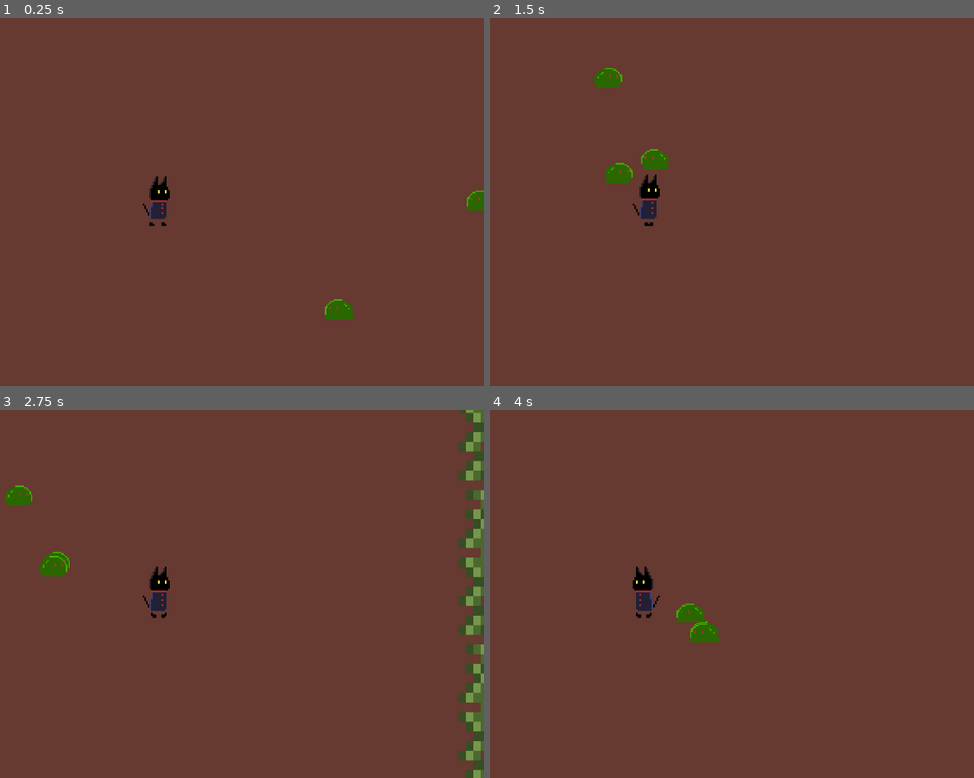
Above: before the commit, frames 1-4 (two rows, left to right).
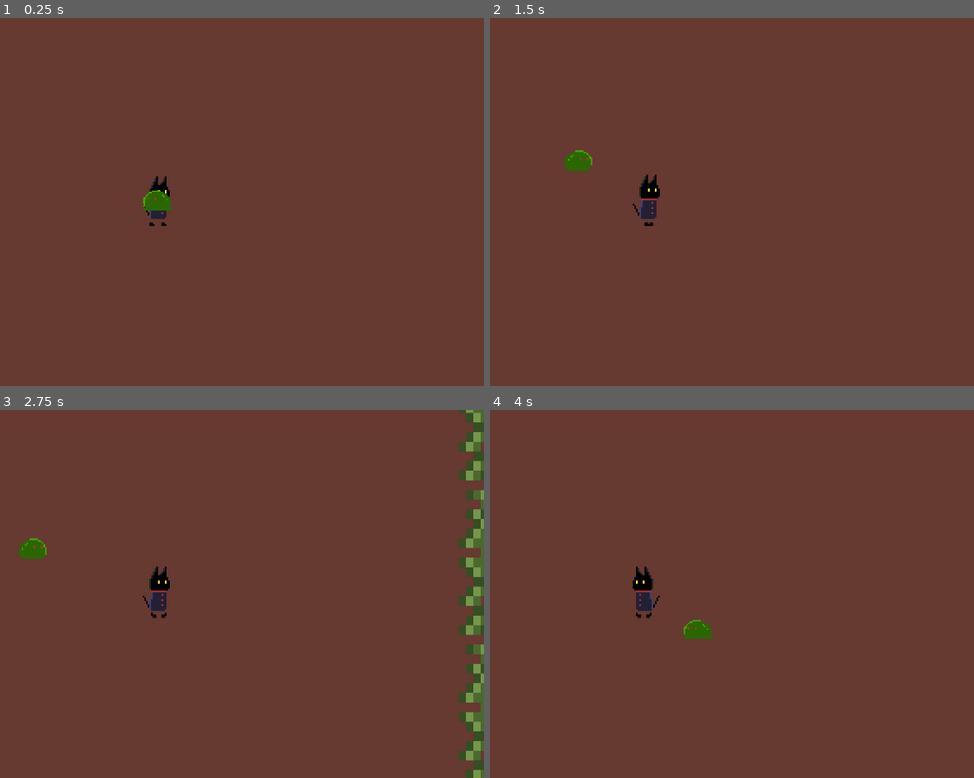
Above: after the commit, the same moments.

Repository: Neko-Lily/gamejam-game2
Game: Godot game, scene res://main.tscn
The game is run twice, just before and just after one commit, with the same random seed, the same clock (stepped at 60 frames per second) and the same inputs.
Inputs:
- Up to frame 1 (0.25 s): no input
- Up to frame 2 (1.5 s): hold D (move_right) 0.53-1.28 s; hold S (move_down) from 1.28 s (still down)
- Up to frame 3 (2.75 s): release S (move_down) at 2.03 s; hold D (move_right) from 2.03 s (still down)
- Up to frame 4 (4 s): release D (move_right) at 2.78 s; hold W (move_up) 2.78-3.53 s; hold A (move_left) from 3.53 s (still down)

The runs differ from the first frame. In frame 1, 0.7% of the frame differs, in the area x 29-100%, y 46-82%; in frame 2, 1.1%, in the area x 15-37%, y 13-45%; in frame 3, 0.9%; in frame 4, 0.5%.

Commit message:
renamed enemy to slime

Diff:
--- a/godot-wild-jam-84/entities/enemies/example/scene/example.tscn
+++ /dev/null
@@ -1,3 +0,0 @@
-[gd_scene format=3 uid="uid://cv3yqhjifuy6m"]
-
-[node name="Example" type="Node2D"]
--- a/godot-wild-jam-84/entities/enemies/example/scripts/example-script.gd
+++ /dev/null
@@ -1,11 +0,0 @@
-extends Node
-
-
-# Called when the node enters the scene tree for the first time.
-func _ready() -> void:
-	pass # Replace with function body.
-
-
-# Called every frame. 'delta' is the elapsed time since the previous frame.
-func _process(delta: float) -> void:
-	pass
--- a/godot-wild-jam-84/entities/enemies/slime/scene/enemy.tscn
+++ b/godot-wild-jam-84/entities/enemies/slime/scene/slime.tscn
@@ -49,7 +49,7 @@
 "speed": 5.0
 }]
 
-[node name="enemy" type="CharacterBody2D" groups=["Player"]]
+[node name="slime" type="CharacterBody2D" groups=["Player"]]
 scale = Vector2(0.75, 0.75)
 collision_mask = 0
 script = ExtResource("1_6bead")
--- a/godot-wild-jam-84/entities/enemies/slime/script/enemy.gd
+++ b/godot-wild-jam-84/entities/enemies/slime/script/enemy.gd
@@ -18,7 +18,6 @@
 		global_position.move_toward(Vector2(0,0),delta)
 
 	if velocity.x != 0 || velocity.y != 0 :
-		sprite.play("moving")
 		if velocity.x > 0 :
 			sprite.flip_h =true
 		if velocity.x < 0 :
--- a/godot-wild-jam-84/globals/global-script.gd
+++ b/godot-wild-jam-84/globals/global-script.gd
@@ -1,11 +1 @@
 extends Node
-
-
-# Called when the node enters the scene tree for the first time.
-func _ready() -> void:
-	pass # Replace with function body.
-
-
-# Called every frame. 'delta' is the elapsed time since the previous frame.
-func _process(delta: float) -> void:
-	pass
--- a/godot-wild-jam-84/main.tscn
+++ b/godot-wild-jam-84/main.tscn
@@ -2,7 +2,7 @@
 
 [ext_resource type="PackedScene" uid="uid://o72nobllxw1f" path="res://level/scene/level.tscn" id="1_ig7tw"]
 [ext_resource type="PackedScene" uid="uid://bkhfiskncyhjd" path="res://entities/player/scene/player.tscn" id="2_0xm2m"]
-[ext_resource type="PackedScene" uid="uid://dlfa7fhl8msim" path="res://entities/enemies/slime/scene/enemy.tscn" id="3_h2yge"]
+[ext_resource type="PackedScene" uid="uid://dlfa7fhl8msim" path="res://entities/enemies/slime/scene/slime.tscn" id="3_h2yge"]
 
 [node name="Main" type="Node2D"]
 
@@ -21,11 +21,6 @@
 limit_smoothed = true
 editor_draw_limits = true
 
-[node name="enemy" parent="." instance=ExtResource("3_h2yge")]
-position = Vector2(744, 0)
+[node name="slime" parent="." instance=ExtResource("3_h2yge")]
 
-[node name="enemy2" parent="." instance=ExtResource("3_h2yge")]
-position = Vector2(440, 264)
-
-[node name="enemy3" parent="." instance=ExtResource("3_h2yge")]
-position = Vector2(416, -552)
+[node name="slime2" parent="." instance=ExtResource("3_h2yge")]
--- a/godot-wild-jam-84/project.godot
+++ b/godot-wild-jam-84/project.godot
@@ -22,13 +22,9 @@
 [file_customization]
 
 folder_colors={
-"res://entities/enemies/enemy-1/sfx/": "pink",
-"res://entities/enemies/example/scene/": "purple",
-"res://entities/enemies/example/scripts/": "teal",
-"res://entities/enemies/example/sfx/": "pink",
-"res://entities/enemies/example/sprite/": "orange",
 "res://entities/enemies/slime/scene/": "purple",
 "res://entities/enemies/slime/script/": "teal",
+"res://entities/enemies/slime/sfx/": "pink",
 "res://entities/enemies/slime/sprite/": "orange",
 "res://entities/player/scene/": "purple",
 "res://entities/player/scripts/": "teal",
Not shown, removed: godot-wild-jam-84/entities/enemies/example/scripts/example-script.gd.uid
Not shown, removed: godot-wild-jam-84/entities/enemies/example/sfx/imaginary-sfx.txt
Not shown, removed: godot-wild-jam-84/entities/enemies/example/sprite/imaginary-sprite.txt
